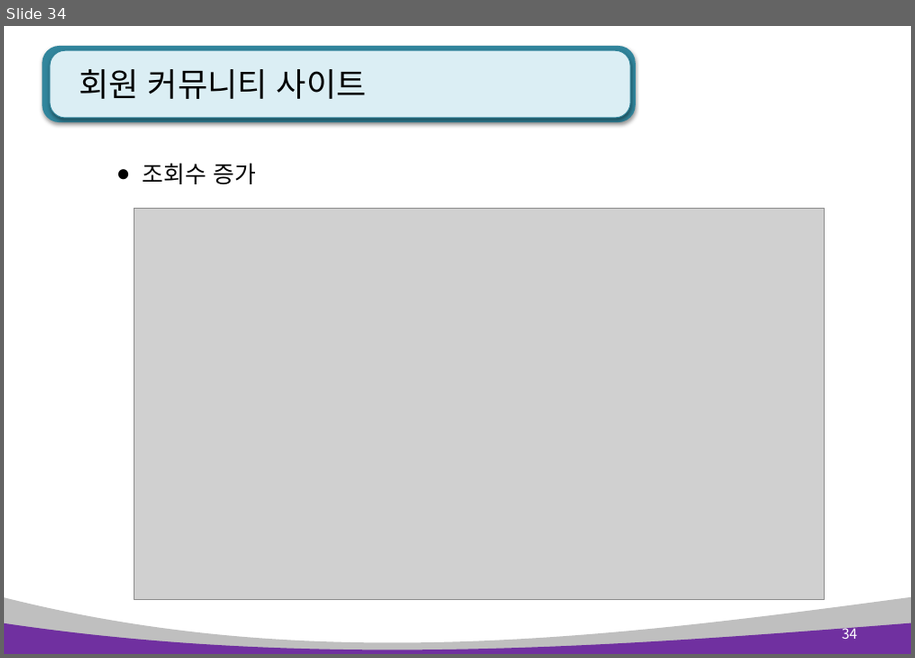
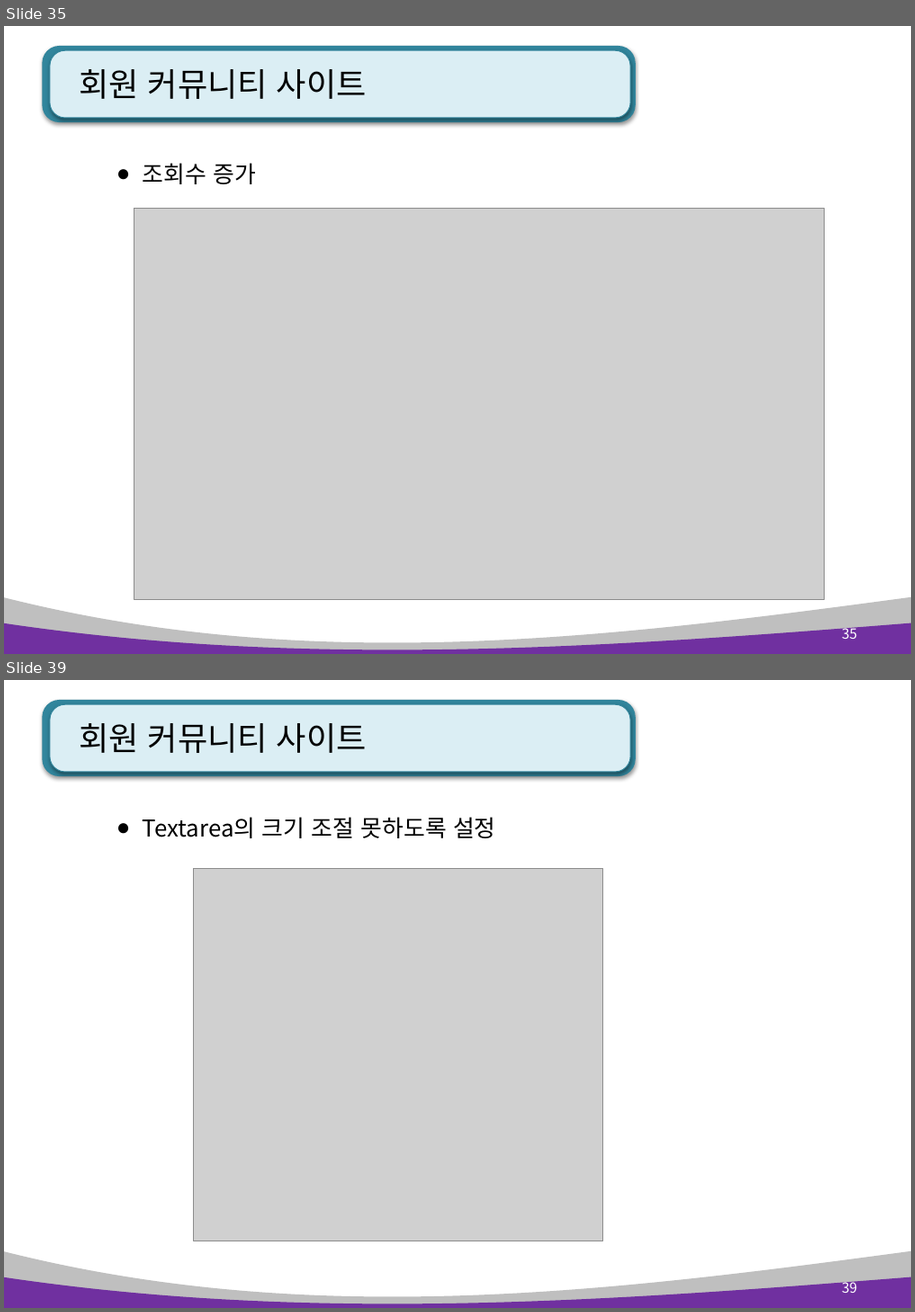
Before and after one commit to pshho/ngreen_project, a slide deck: pyWorks/자료/python_ppt/flask project - 회원 커뮤니티(게시판) .pptx. Shown one above the other, each under a label of ours: slide 34 before the commit, slides 35 and 39 after it; the slides between them are not shown. The pictures are 915x658 and 915x1312 pixels, drawn with LibreOffice and Linux fonts; fonts in the diff are those of the drawing; grey boxes stand for pictures. Boxes give left, top, right and bottom in pixels: in the first picture for what was removed or moved away, otherwise in the second. Text is boxed around its words. In the diff, an @@ line names an element or a change of style, - is before the commit and + after.

```diff
--- a/pyWorks/자료/python_ppt/flask project - 회원 커뮤니티(게시판) .pptx
+++ b/pyWorks/자료/python_ppt/flask project - 회원 커뮤니티(게시판) .pptx
@@ slide 39 added at (4,680,911,1308), background #FFFFFF; not listed: 4 template elements that a slide beside it also shows @@
@@ title added at (79,723,367,753), 28 pt, text #000000 @@
+회원 커뮤니티 사이트
@@ text added at (143,817,496,838), 20 pt, text #000000 @@
+● Textarea의 크기 조절 못하도록 설정
@@ picture added at (194,868,603,1242) @@
@@ page number added at (842,1279,857,1293), 12 pt, text #FFFFFF @@
+39
@@ what was slide 34 is now slide 35 @@
@@ page number at (842,625,857,639): text changed @@
-34
+35
```
Also in this commit, not shown: 4 slides changed, 6 other slides added, 36 other files.
